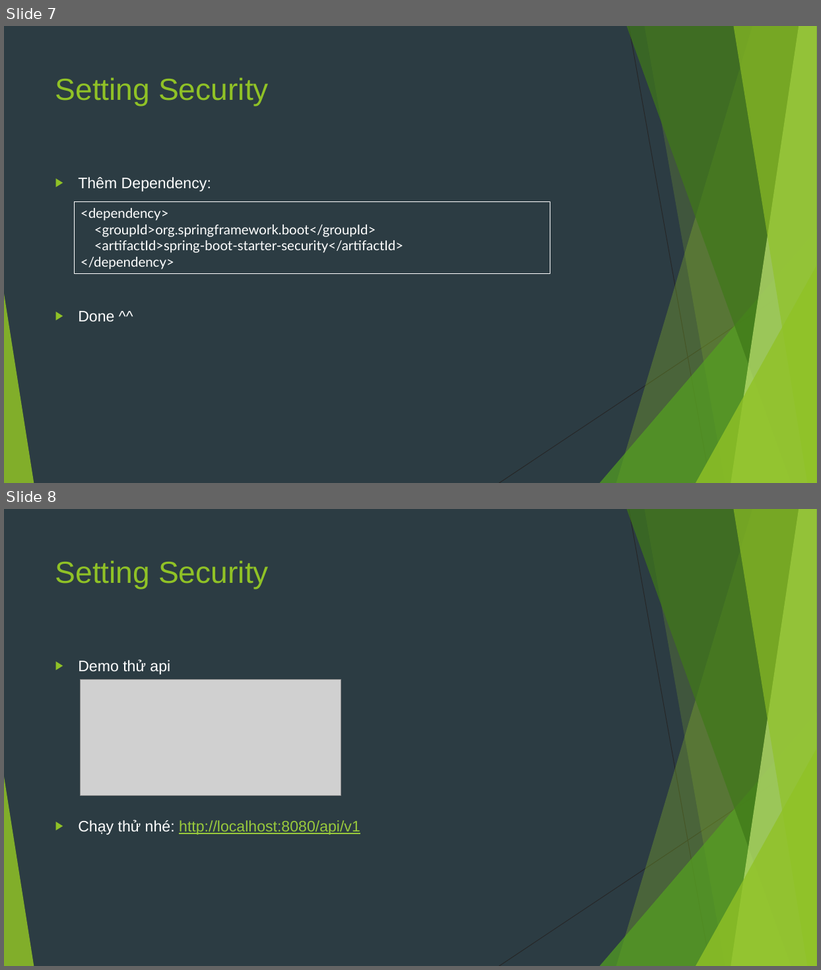
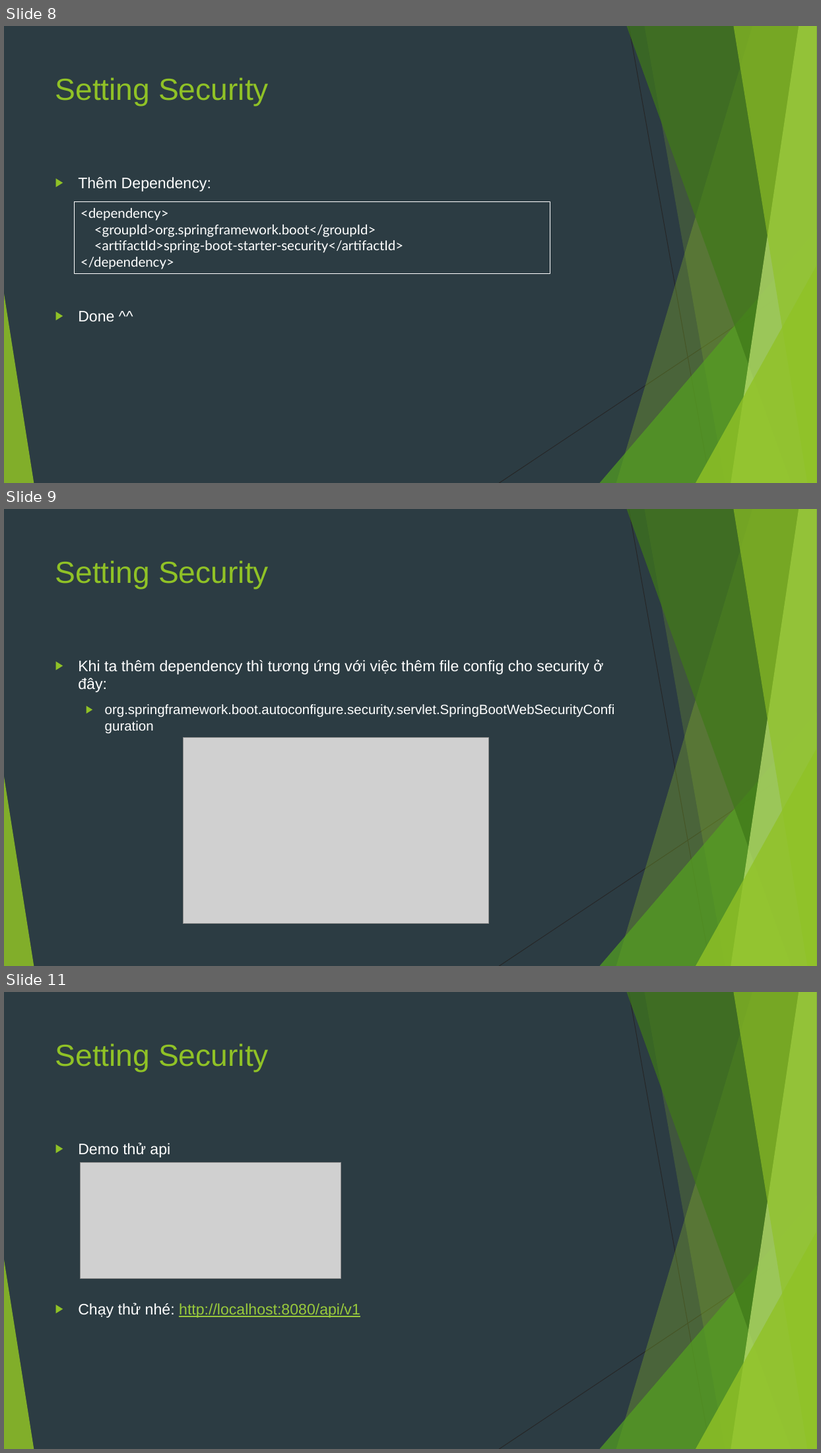
Before and after one commit to sobbingwind/SpringBoot, a slide deck: 09.Spring Security.pptx. Shown one above the other, each under a label of ours: slides 7 and 8 before the commit, slides 8, 9 and 11 after it; the slides between them are not shown. The pictures are 821x970 and 821x1453 pixels, drawn with LibreOffice and Linux fonts; fonts in the diff are those of the drawing; grey boxes stand for pictures. Boxes give left, top, right and bottom in pixels: in the first picture for what was removed or moved away, otherwise in the second. Text is boxed around its words. In the diff, an @@ line names an element or a change of style, - is before the commit and + after.

```diff
--- a/09.Spring Security.pptx
+++ b/09.Spring Security.pptx
@@ slide 9 added at <box>4,509,817,966</box>, background #2C3C43; not listed: 10 template elements that a slide beside it also shows @@
@@ title added at <box>55,560,269,590</box>, 36 pt, text #90C226 @@
+Setting Security
@@ text added at <box>78,659,615,718</box>, 16 pt, text #FFFFFF @@
+▶ Khi ta thêm dependency thì tương ứng với việc thêm file config cho security ở đây:
+  ▶ org.springframework.boot.autoconfigure.security.servlet.SpringBootWebSecurityConfiguration
@@ picture added at <box>183,738,488,924</box> @@
@@ what was slide 7 is now slide 8 @@
@@ what was slide 8 is now slide 11 @@
```
Also in this commit, not shown: 3 other slides added.
